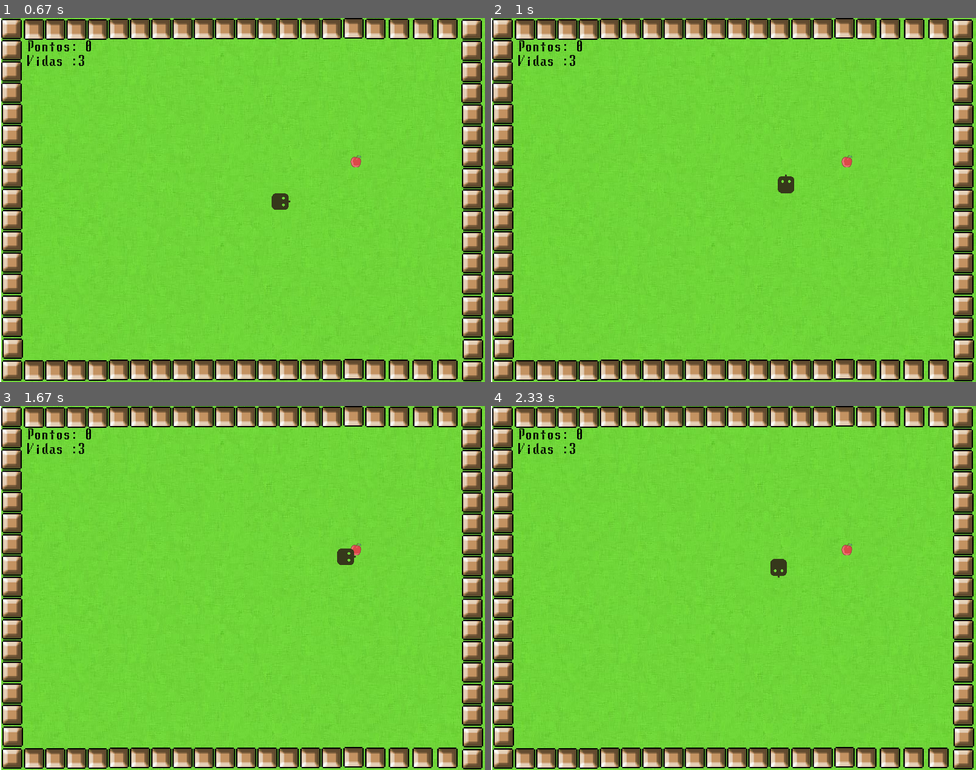
Above: before the commit, frames 1-4 (two rows, left to right).
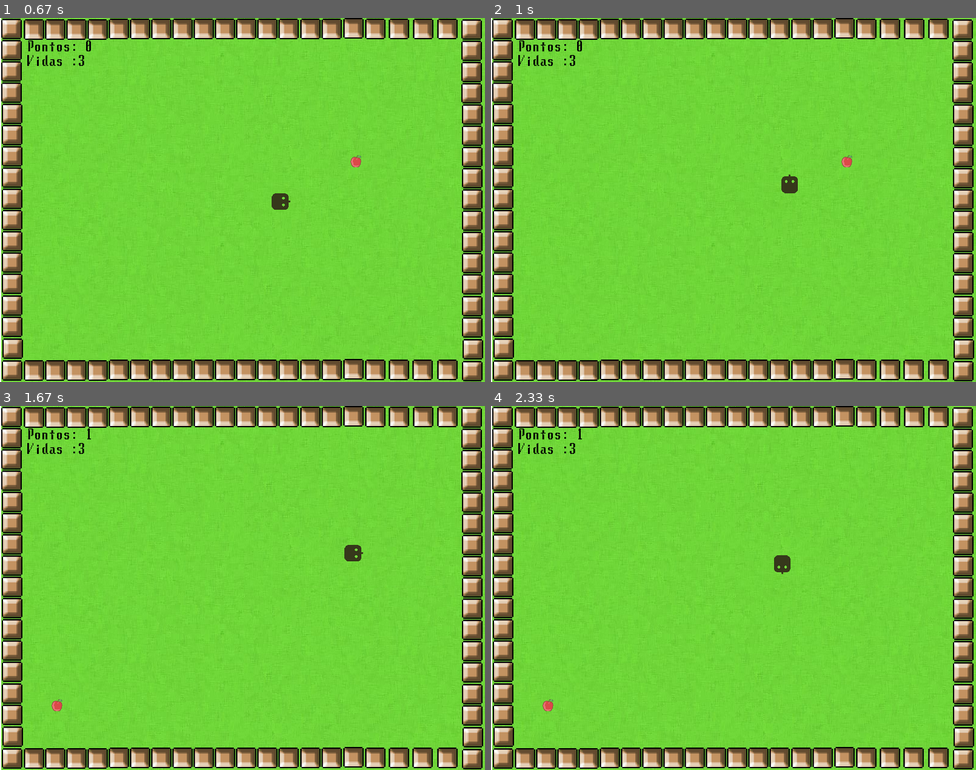
Above: after the commit, the same moments.

Repository: MessierRai/MP-Pygame
Game: pygame game, started from diversao.py
The game is run twice, just before and just after one commit, with the same random seed, the same clock (stepped at 60 frames per second) and the same inputs.
Inputs:
- Up to frame 1 (0.67 s): hold Right from 0.33 s (still down)
- Up to frame 2 (1 s): release Right at 0.8 s; hold Up from 0.83 s (still down)
- Up to frame 3 (1.67 s): release Up at 1.13 s; hold Right 1.17-1.63 s
- Up to frame 4 (2.33 s): hold Left 1.67-2.2 s; hold Down from 2.23 s (still down)

Frame 1 is identical in both runs. In frame 2, less than 0.1% of the frame differs, in the area x 59-64%, y 43-49%; in frame 3, 0.3%; in frame 4, 0.3%, in the area x 10-75%, y 6-84%.

Commit message:
Adicionando funcionalidade de auto-locomoção à cobra

Diff:
--- a/diversao.py
+++ b/diversao.py
@@ -42,23 +42,11 @@
 raio_cobra = 12
 x = 400
 y = 300
+
+########### cobra #############
 def cobrinha():
-	global x, y, corpo, angulo, vidas
-	key = pygame.key.get_pressed()
-	if key[pygame.K_RIGHT]:
-		corpo = pygame.transform.rotate(cabeca, 0)
-		x += 3
-	elif key[pygame.K_LEFT]:
-		corpo = pygame.transform.rotate(cabeca, 180)
-		x -= 3
-	elif key[pygame.K_UP]:
-		corpo = pygame.transform.rotate(cabeca, 90)
-		y -= 3
-	elif key[pygame.K_DOWN]:
-		corpo = pygame.transform.rotate(cabeca, 270)
-		y += 3
+	global x, y, corpo, angulo
 	tela.blit(corpo, (x - raio_cobra, y - raio_cobra))
-##################
 
 ###### Comida da Cobra ########
 raio_cCobra = 4
@@ -86,13 +74,38 @@
 counter = True
 clock = pygame.time.Clock()
 
+x_modificado = 0
+y_modificado = 0
+
 while counter:
 	clock.tick(60)
 	fps = clock.get_fps()
 	pygame.display.set_caption("Shazam Caraí II ## FPS: %.2f" %fps)
+
+############ Capiturando todos os eventos durante o execução ##############
 	for event in pygame.event.get():
-		if event.type == QUIT:
-			counter = False
+		if event.type == pygame.KEYDOWN:
+			if event.key == pygame.K_RIGHT:
+				corpo = pygame.transform.rotate(cabeca, 0)
+				x_modificado = 3
+				y_modificado = 0
+			elif event.key == pygame.K_LEFT:
+				corpo = pygame.transform.rotate(cabeca, 180)
+				x_modificado = -3
+				y_modificado = 0
+			elif event.key == pygame.K_UP:
+				corpo = pygame.transform.rotate(cabeca, 90)
+				y_modificado = - 3
+				x_modificado = 0
+			elif event.key == pygame.K_DOWN:
+				corpo = pygame.transform.rotate(cabeca, 270)
+				y_modificado = 3
+				x_modificado = 0
+	x += x_modificado
+	y += y_modificado
+
+	if event.type == QUIT:
+		counter = False
 
 	tela.blit(gramado, (0, 0))
 	tela.blit(aoRedor, (0, 0))
